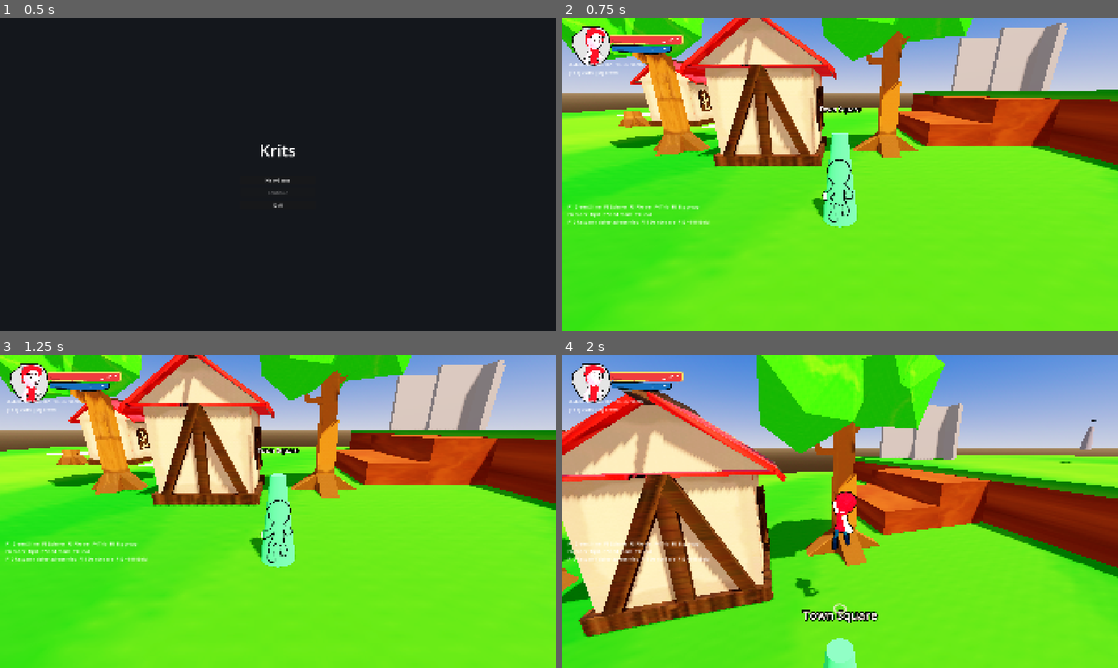
Above: before the commit, frames 1-4 (two rows, left to right).
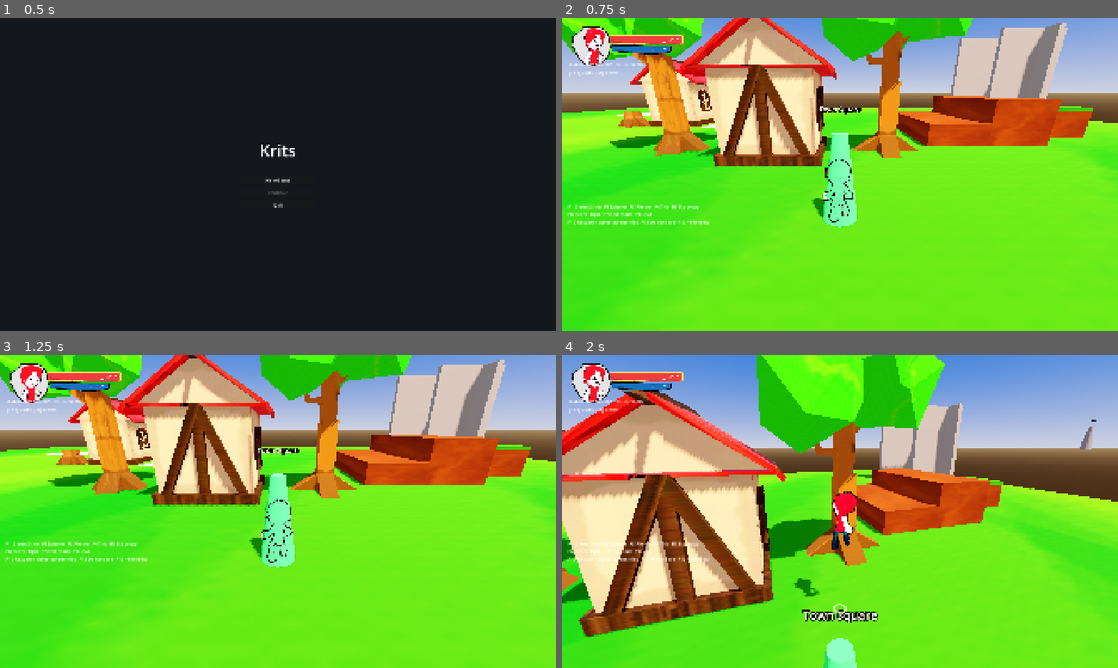
Above: after the commit, the same moments.

Repository: doggoanim/Krits
Game: Godot game, scene res://ui/main_menu.tscn
Two runs of this game, one before a commit and one after it. Both use one fixed random seed, a clock stepped at 60 frames per second and the inputs below.
Inputs (mouse positions are in pixels of both pictures, inside the frame that each line leads up to):
- Up to frame 1 (0.5 s): no input
- Up to frame 2 (0.75 s): click "New Game" at 0.5 s
- Up to frame 3 (1.25 s): no input
- Up to frame 4 (2 s): tap Enter at 1.25 s; move the mouse to (867, 511) at 1.27 s; hold W (move_forward) from 1.28 s (still down); hold Ctrl (crouch_pound) from 1.28 s (still down); click (867, 511) at 1.42 s; tap Space (jump) at 1.52 s

Frame 1 is identical in both runs. In frame 2, 3.8% of the frame differs, in the area x 3-100%, y 3-66%; in frame 3, 3.8%; in frame 4, 9.1%, in the area x 3-100%, y 3-77%.

Commit message:
face expressions

Diff:
--- a/world/hometown.tscn
+++ b/world/hometown.tscn
@@ -8,6 +8,9 @@
 [ext_resource type="Script" uid="uid://c4mis6pkpkvbk" path="res://world/spawnpoint.gd" id="1_spawn"]
 [ext_resource type="Texture2D" uid="uid://b20u5e8schxwc" path="res://assets/textures/cobblestone_path.jpg" id="2_8ru6n"]
 [ext_resource type="PackedScene" uid="uid://dld5ve85ktgju" path="res://assets/world/lake_chesburg.glb" id="2_l8gsu"]
+[ext_resource type="Script" uid="uid://dt5qsgbm5jvvh" path="res://world/terrain_block.gd" id="4_jq25j"]
+[ext_resource type="Material" path="res://assets/materials/dirt.tres" id="5_n20ul"]
+[ext_resource type="Material" path="res://assets/materials/grass.tres" id="6_iolvd"]
 [ext_resource type="PackedScene" uid="uid://bcrwgpmkdcdkv" path="res://assets/world/rock_1.glb" id="8_cx2cw"]
 [ext_resource type="PackedScene" uid="uid://c18rqgadpyua4" path="res://assets/world/rock_2.glb" id="9_38blh"]
 [ext_resource type="PackedScene" uid="uid://cpqakqbcuurt3" path="res://assets/world/rock_3.glb" id="10_jq25j"]
@@ -62,22 +65,6 @@
 [sub_resource type="BoxShape3D" id="BoxShape3D_23sea"]
 size = Vector3(4, 3, 10)
 
-[sub_resource type="BoxMesh" id="Mesh_Step3"]
-size = Vector3(50, 3, 50)
-
-[sub_resource type="BoxShape3D" id="BoxShape3D_cx2cw"]
-size = Vector3(50, 3, 50)
-
-[sub_resource type="StandardMaterial3D" id="Mat_HillTop"]
-albedo_color = Color(0.5686275, 0.73333335, 0.30588236, 1)
-albedo_texture = ExtResource("1_epjlq")
-
-[sub_resource type="BoxMesh" id="Mesh_HillTop"]
-size = Vector3(50, 0.515, 50)
-
-[sub_resource type="BoxShape3D" id="BoxShape3D_n20ul"]
-size = Vector3(50, 0.515, 50)
-
 [sub_resource type="BoxMesh" id="BoxMesh_bf34x"]
 size = Vector3(10.715, 0.35, 12.595)
 
@@ -86,6 +73,15 @@
 
 [sub_resource type="BoxShape3D" id="BoxShape3D_70bq6"]
 size = Vector3(10.715, 0.35, 12.595)
+
+[sub_resource type="BoxMesh" id="BoxMesh_aa14t"]
+size = Vector3(4, 2, 4)
+
+[sub_resource type="BoxMesh" id="BoxMesh_256to"]
+size = Vector3(4, 0.3, 4)
+
+[sub_resource type="BoxShape3D" id="BoxShape3D_3y8fk"]
+size = Vector3(4, 2.3, 4)
 
 [sub_resource type="ShaderMaterial" id="ShaderMaterial_qjukg"]
 render_priority = 0
@@ -210,32 +206,6 @@
 transform = Transform3D(1, 0, 0, 0, 1, 0, 0, 0, 1, 2.1522923, 0, 0)
 shape = SubResource("BoxShape3D_23sea")
 
-[node name="Step3" type="StaticBody3D" parent="Terrain/Hill" unique_id=1926949453]
-transform = Transform3D(1, 0, 0, 0, 1, 0, 0, 0, 1, 44.669548, 1.5101423, 0)
-collision_layer = 129
-
-[node name="Mesh" type="MeshInstance3D" parent="Terrain/Hill/Step3" unique_id=395809838]
-transform = Transform3D(1, 0, 0, 0, 1, 0, 0, 0, 1, 2.1522923, 0, 0)
-material_override = SubResource("Mat_HillStep")
-mesh = SubResource("Mesh_Step3")
-
-[node name="CollisionShape3D" type="CollisionShape3D" parent="Terrain/Hill/Step3" unique_id=1465866881]
-transform = Transform3D(1, 0, 0, 0, 1, 0, 0, 0, 1, 2.1522923, 0, 0)
-shape = SubResource("BoxShape3D_cx2cw")
-
-[node name="Top" type="StaticBody3D" parent="Terrain/Hill" unique_id=1459137163]
-transform = Transform3D(1, 0, 0, 0, 1, 0, 0, 0, 1, 45.32302, 3.2388124, 0)
-collision_layer = 129
-
-[node name="Mesh" type="MeshInstance3D" parent="Terrain/Hill/Top" unique_id=2135999032]
-transform = Transform3D(1, 0, 0, 0, 1, 0, 0, 0, 1, 1.5142326, 0, 0)
-material_override = SubResource("Mat_HillTop")
-mesh = SubResource("Mesh_HillTop")
-
-[node name="CollisionShape3D" type="CollisionShape3D" parent="Terrain/Hill/Top" unique_id=1960800072]
-transform = Transform3D(1, 0, 0, 0, 1, 0, 0, 0, 1, 1.5142326, 0, 0)
-shape = SubResource("BoxShape3D_n20ul")
-
 [node name="SLOPE" type="StaticBody3D" parent="Terrain" unique_id=706873338]
 transform = Transform3D(1, 0, 0, 0, 0.7175379, -0.6965196, 0, 0.6965196, 0.7175379, -15.957043, 1.6517792, -36.796364)
 
@@ -256,6 +226,24 @@
 transform = Transform3D(1, 0, 0, 0, 1, 0, 0, 0, 1, -1.1604843, 4.194363, -10.870823)
 shape = SubResource("BoxShape3D_70bq6")
 
+[node name="StaticBody3D" type="StaticBody3D" parent="Terrain" unique_id=776440607]
+transform = Transform3D(1, 0, 0, 0, 1, 0, 0, 0, 1, 25.245708, 0.008936524, 0)
+script = ExtResource("4_jq25j")
+
+[node name="Dirt" type="MeshInstance3D" parent="Terrain/StaticBody3D" unique_id=1850642042]
+transform = Transform3D(1, 0, 0, 0, 1, 0, 0, 0, 1, 0, 1, 0)
+material_override = ExtResource("5_n20ul")
+mesh = SubResource("BoxMesh_aa14t")
+
+[node name="Grass" type="MeshInstance3D" parent="Terrain/StaticBody3D" unique_id=893305111]
+transform = Transform3D(1, 0, 0, 0, 1, 0, 0, 0, 1, 0, 2.15, 0)
+material_override = ExtResource("6_iolvd")
+mesh = SubResource("BoxMesh_256to")
+
+[node name="Collision" type="CollisionShape3D" parent="Terrain/StaticBody3D" unique_id=533552523]
+transform = Transform3D(1, 0, 0, 0, 1, 0, 0, 0, 1, 0, 1.15, 0)
+shape = SubResource("BoxShape3D_3y8fk")
+
 [node name="Buildings" type="Node3D" parent="." unique_id=1303486059]
 
 [node name="house_chesburg_1" parent="Buildings" unique_id=666560511 instance=ExtResource("14_6yx7h")]
@@ -266,7 +254,7 @@
 [node name="Trees" type="Node3D" parent="Props" unique_id=1738221840]
 
 [node name="Water" parent="Props" unique_id=2126579471 instance=ExtResource("13_8ru6n")]
-transform = Transform3D(1, 0, 0, 0, 1, 0, 0, 0, 1, 5.2104874, 0, 34.901344)
+transform = Transform3D(1, 0, 0, 0, 1, 0, 0, 0, 1, 5.2104874, 4.1793137, 34.901344)
 
 [node name="Water2" parent="Props" unique_id=691222566 instance=ExtResource("13_8ru6n")]
 transform = Transform3D(1, 0, 0, 0, 1, 0, 0, 0, 1, -19.863918, 2.4982057, 29.406742)
Binary file changed: assets/player/krits.glb
Binary file added: assets/player/krits_Face_Blink.png
Not shown, added: assets/player/krits_Face_Blink.png.import
Binary file added: assets/player/krits_Face_Hurt.png
Not shown, added: assets/player/krits_Face_Hurt.png.import
Binary file changed: assets/player/krits_Face_Idle.png
